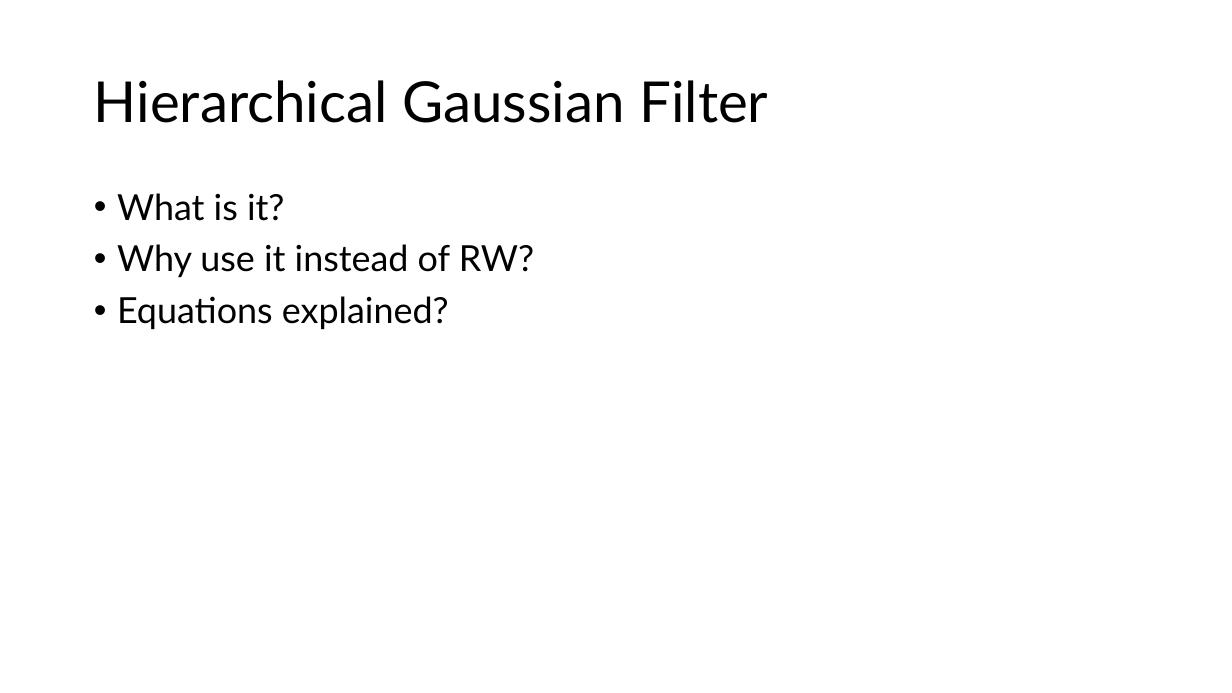
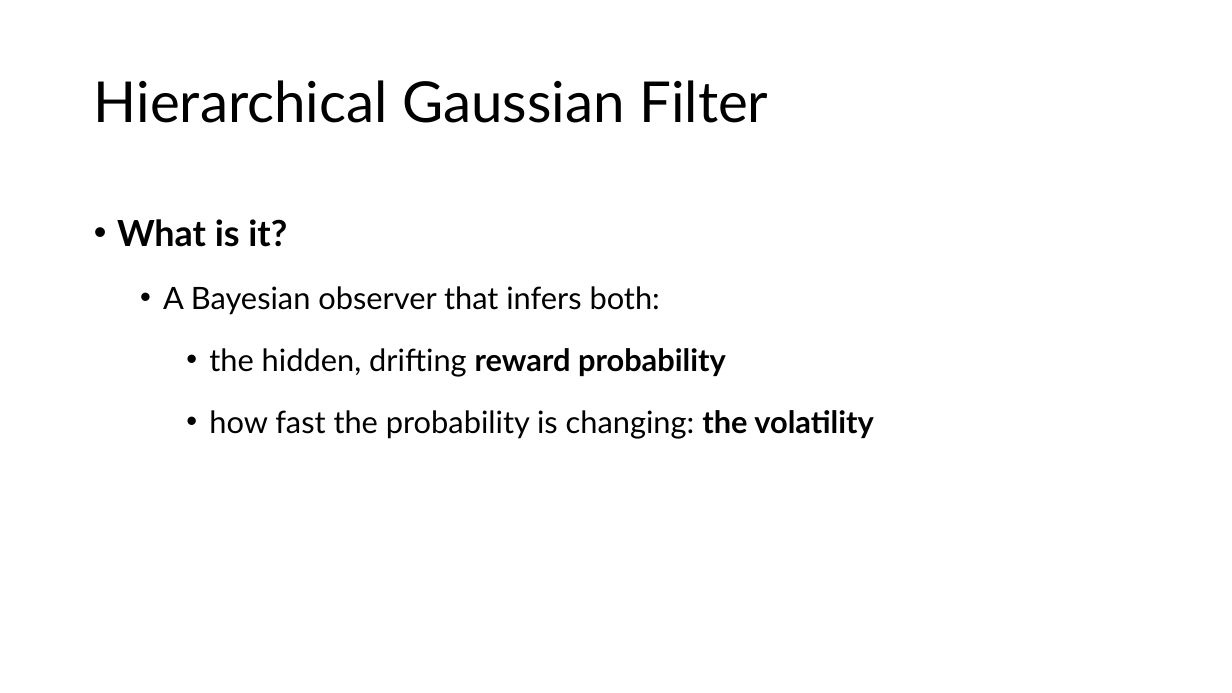
Before and after one commit to trNk27/Human_Data_Exploration, a slide deck: slide 25 of presentation/Prototype.pptx (slide 24 before the commit). Drawn at 1232x693 pixels with LibreOffice and Linux fonts; fonts in the diff are those of the drawing; background and template pictures are left out. Boxes give left, top, right and bottom in pixels: in the first picture for what was removed or moved away, otherwise in the second. Text is boxed around its words. In the diff, an @@ line names an element or a change of style, - is before the commit and + after.

```diff
--- a/presentation/Prototype.pptx
+++ b/presentation/Prototype.pptx
@@ text at box(117, 219, 287, 247): bold on in "What is it?"; line spacing 0.9 to 1.5 @@
@@ text at box(163, 286, 873, 439): text changed; size 28 to 24 pt @@
-• Why use it instead of RW?
-• Equations explained?
+  • A Bayesian observer that infers both:
+    • the hidden, drifting reward probability
+    • how fast the probability is changing: the volatility
```
Also in this commit, not shown: 2 other slides changed, 6 slides added, 2 slides removed, 2 other files.
